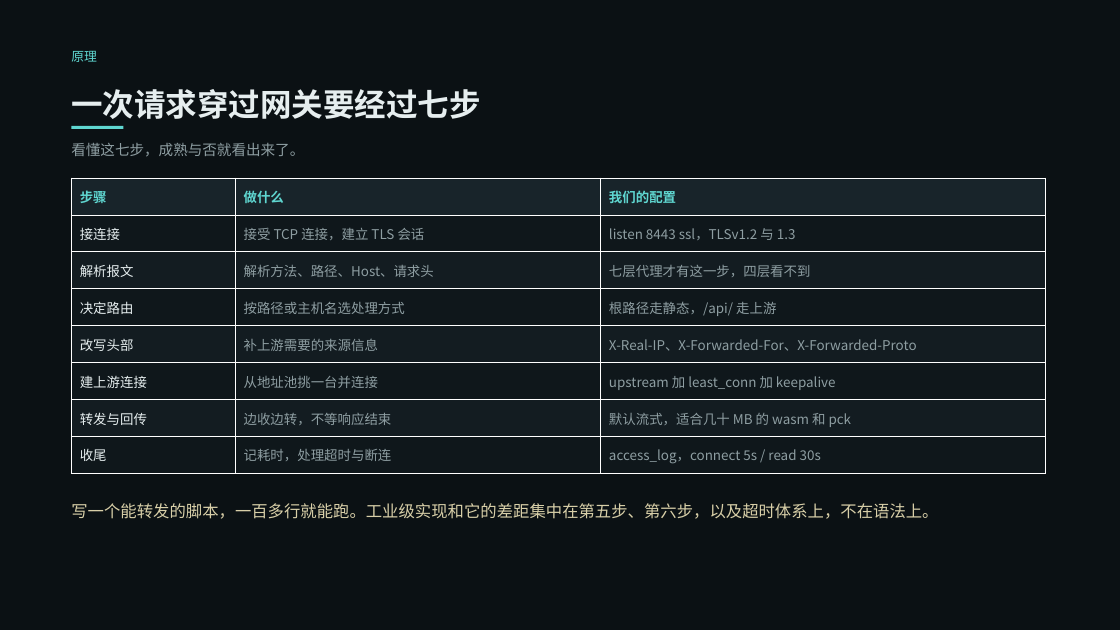
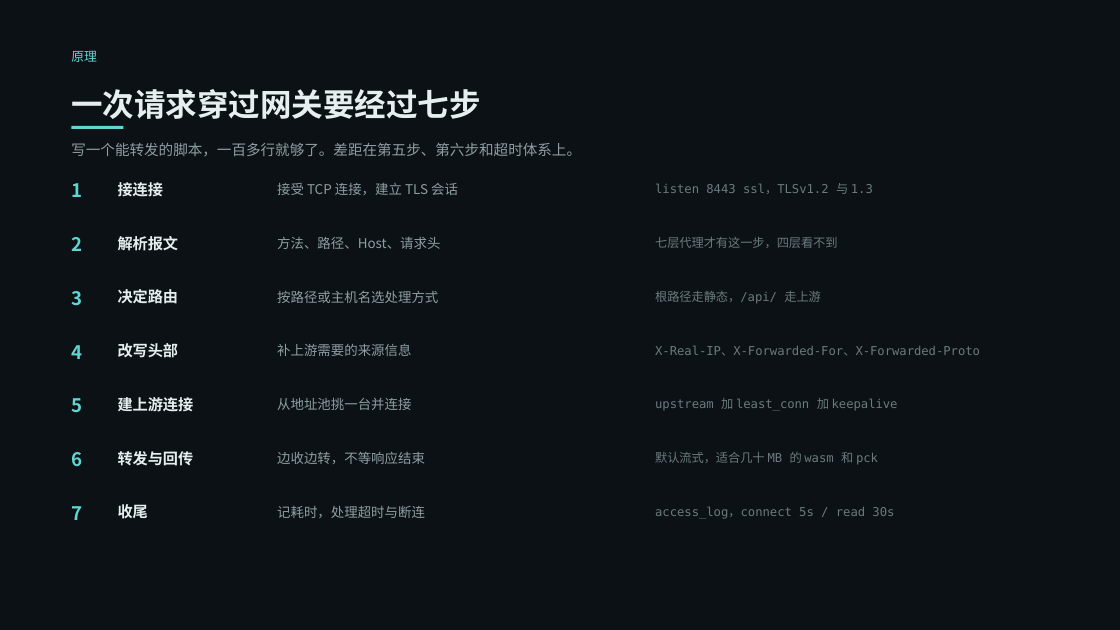
Before and after one commit to VesselPaper/symbiont, a slide deck: slide 4 of share/技术分享-应用代理与负载均衡.pptx. Drawn at 1120x630 pixels with LibreOffice and Linux fonts; fonts in the diff are those of the drawing. Boxes give left, top, right and bottom in pixels: in the first picture for what was removed or moved away, otherwise in the second. Text is boxed around its words. In the diff, an @@ line names an element or a change of style, - is before the commit and + after.

Commit message:
docs(share): PPT 去掉六张表格，改成排版承担层次
- 七步改成编号列表，配置行用等宽字体压在下面
- 安全职责改成两列条目，职责加一句实测
- 容量与可用性改成阶梯，缩进和一根短线表示往上的台阶，当前那级用冷青
- 算法取舍改成三张卡，其余算法不占版面
- 改造前后改成改前 改后 两端对齐的行，中间一根短线
- 实测改成四个大数字加五行说明
- 顺带修一处换行孤零零的句号

```diff
--- a/share/技术分享-应用代理与负载均衡.pptx
+++ b/share/技术分享-应用代理与负载均衡.pptx
@@ text at [71,143,581,156]: text changed @@
-看懂这七步，成熟与否就看出来了。
+写一个能转发的脚本，一百多行就够了。差距在第五步、第六步和超时体系上。
@@ table removed at [71,178,1046,474], 8 rows, 3 columns @@
-步骤 | 做什么 | 我们的配置
-接连接 | 接受 TCP 连接，建立 TLS 会话 | listen 8443 ssl，TLSv1.2 与 1.3
-解析报文 | 解析方法、路径、Host、请求头 | 七层代理才有这一步，四层看不到
-决定路由 | 按路径或主机名选处理方式 | 根路径走静态，/api/ 走上游
-改写头部 | 补上游需要的来源信息 | X-Real-IP、X-Forwarded-For、X-Forwarded-Proto
-建上游连接 | 从地址池挑一台并连接 | upstream 加 least_conn 加 keepalive
-转发与回传 | 边收边转，不等响应结束 | 默认流式，适合几十 MB 的 wasm 和 pck
-收尾 | 记耗时，处理超时与断连 | access_log，connect 5s / read 30s
@@ text added at [71,183,82,197], 16 pt, text #5FD6D0, bold @@
+1
@@ text added at [118,182,163,196], 13 pt, text #E6EEEF, bold @@
+接连接
@@ text added at [277,183,458,195], 11.5 pt, text #8E9EA2 @@
+接受 TCP 连接，建立 TLS 会话
@@ text added at [655,183,873,194], 10.5 pt, text #6B7A7E @@
+listen 8443 ssl，TLSv1.2 与 1.3
@@ text added at [71,237,82,251], 16 pt, text #5FD6D0, bold @@
+2
@@ text added at [118,236,179,251], 13 pt, text #E6EEEF, bold @@
+解析报文
@@ text added at [277,237,440,249], 11.5 pt, text #8E9EA2 @@
+方法、路径、Host、请求头
@@ text added at [655,237,837,248], 10.5 pt, text #6B7A7E @@
+七层代理才有这一步，四层看不到
@@ text added at [71,291,82,305], 16 pt, text #5FD6D0, bold @@
+3
@@ text added at [118,289,179,304], 13 pt, text #E6EEEF, bold @@
+决定路由
@@ text added at [277,291,438,303], 11.5 pt, text #8E9EA2 @@
+按路径或主机名选处理方式
@@ text added at [655,291,821,304], 10.5 pt, text #6B7A7E @@
+根路径走静态，/api/ 走上游
@@ text added at [71,345,82,359], 16 pt, text #5FD6D0, bold @@
+4
@@ text added at [118,343,179,358], 13 pt, text #E6EEEF, bold @@
+改写头部
@@ text added at [277,343,411,356], 11.5 pt, text #8E9EA2 @@
+补上游需要的来源信息
@@ text added at [655,346,980,356], 10.5 pt, text #6B7A7E @@
+X-Real-IP、X-Forwarded-For、X-Forwarded-Proto
@@ text added at [71,398,82,412], 16 pt, text #5FD6D0, bold @@
+5
@@ text added at [118,397,194,412], 13 pt, text #E6EEEF, bold @@
+建上游连接
@@ text added at [277,398,411,410], 11.5 pt, text #8E9EA2 @@
+从地址池挑一台并连接
@@ text added at [655,398,898,411], 10.5 pt, text #6B7A7E @@
+upstream 加 least_conn 加 keepalive
@@ text added at [71,452,82,466], 16 pt, text #5FD6D0, bold @@
+6
@@ text added at [118,451,194,466], 13 pt, text #E6EEEF, bold @@
+转发与回传
@@ text added at [277,452,425,464], 11.5 pt, text #8E9EA2 @@
+边收边转，不等响应结束
@@ text added at [655,452,878,465], 10.5 pt, text #6B7A7E @@
+默认流式，适合几十 MB 的 wasm 和 pck
@@ text removed at [71,503,938,519] @@
-写一个能转发的脚本，一百多行就能跑。工业级实现和它的差距集中在第五步、第六步，以及超时体系上，不在语法上。
@@ text added at [71,506,82,520], 16 pt, text #5FD6D0, bold @@
+7
@@ text added at [118,504,148,519], 13 pt, text #E6EEEF, bold @@
+收尾
@@ text added at [277,506,425,518], 11.5 pt, text #8E9EA2 @@
+记耗时，处理超时与断连
@@ text added at [655,507,894,519], 10.5 pt, text #6B7A7E @@
+access_log，connect 5s / read 30s
```
Also in this commit, not shown: 5 other slides changed, 1 other file.
